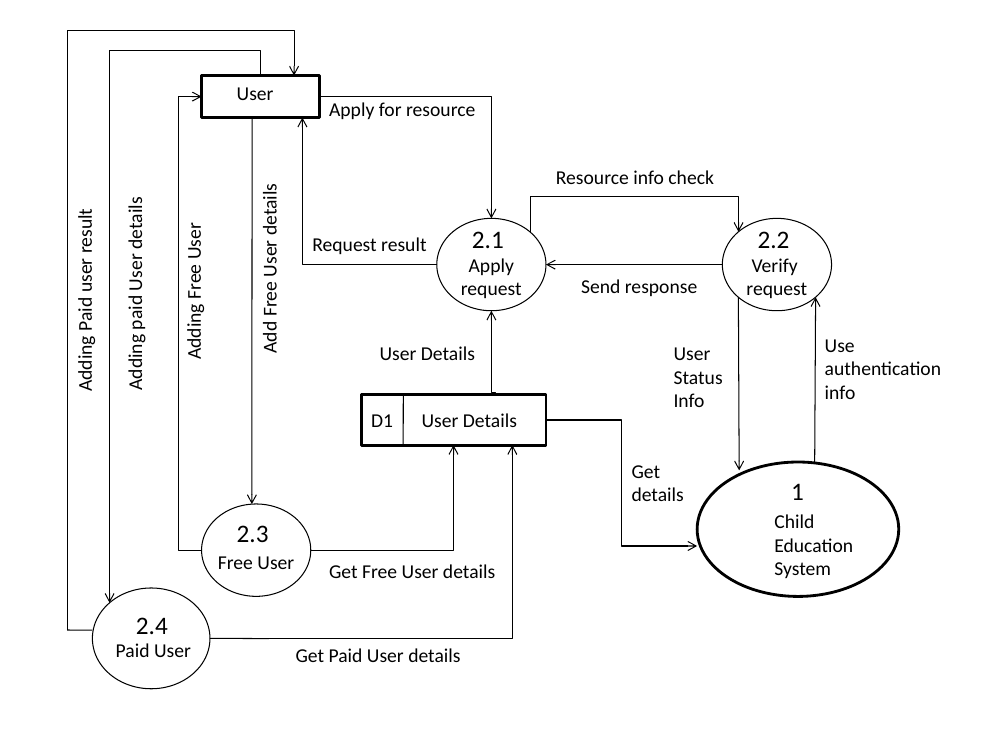
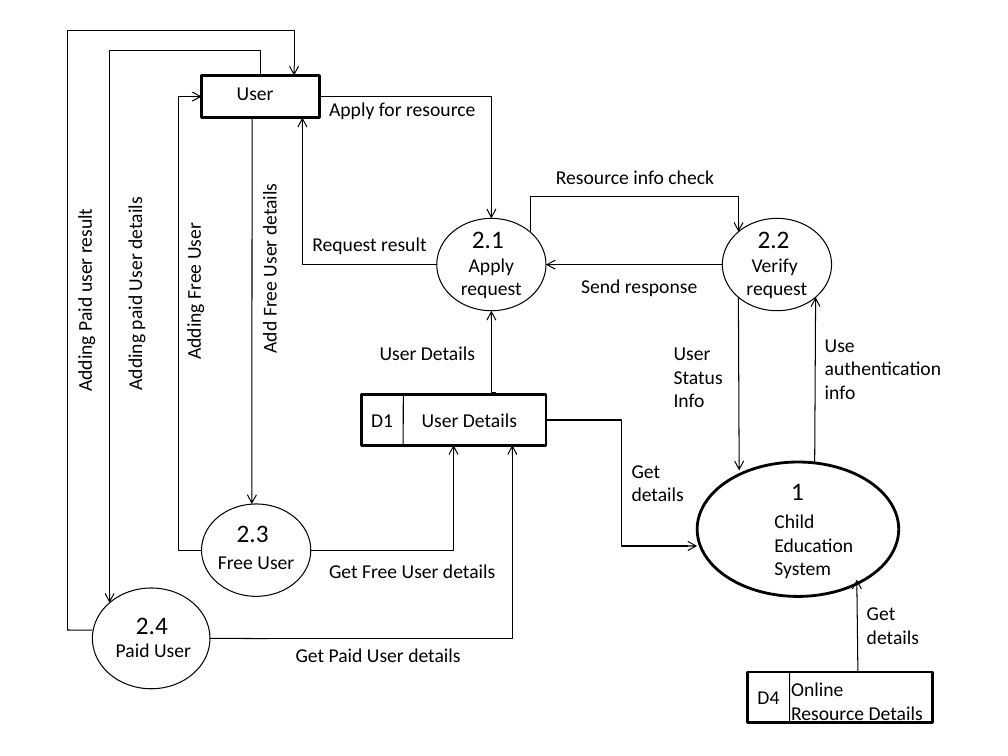
Before and after one commit to sayan801/ChildEducationSoftware, a slide deck: slide 3 of report/Child education Diagrams.pptx. Drawn at 1008x756 pixels with LibreOffice and Linux fonts; fonts in the diff are those of the drawing. Boxes give left, top, right and bottom in pixels: in the first picture for what was removed or moved away, otherwise in the second. Text is boxed around its words. In the diff, an @@ line names an element or a change of style, - is before the commit and + after.

```diff
--- a/report/Child education Diagrams.pptx
+++ b/report/Child education Diagrams.pptx
@@ arrow added from (858, 672) to (857, 580), #000000 0.75 pt @@
@@ text added at [867, 607, 919, 644], 14 pt, text #000000 @@
+Get
+details
@@ group added at [748, 672, 932, 724]: 2 texts, 1 rectangle, 1 line @@
+Online
+Resource Details
+D4
```
Also in this commit, not shown: 1 slide added.
